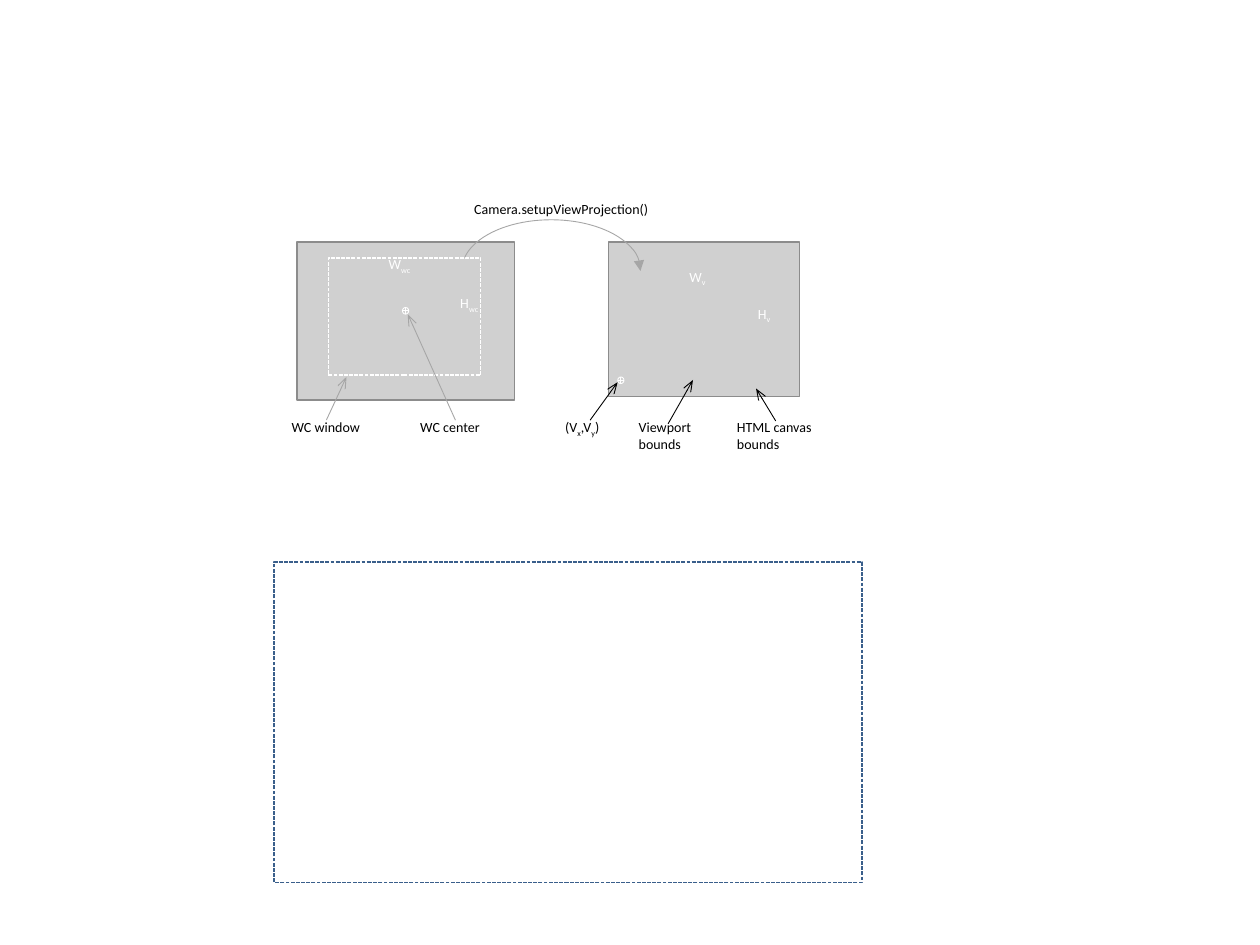
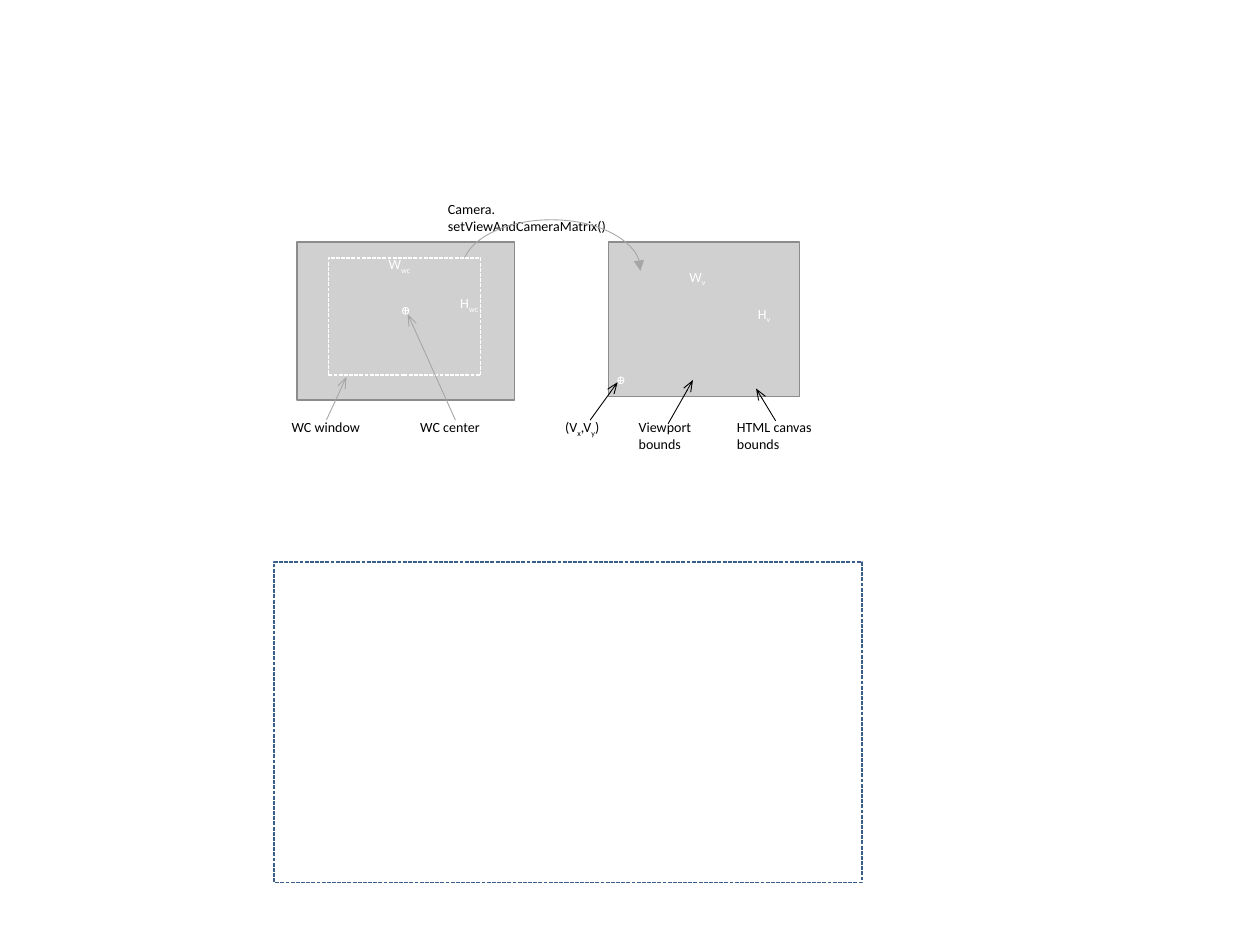
Before and after one commit to HTML5GameEngineGroup/GTCS-GameEngine2, a slide deck: slide 1 of Word/Diagrams/chapter7/Chap7.figures.pptx. Drawn at 1260x945 pixels with LibreOffice and Linux fonts; fonts in the diff are those of the drawing; grey boxes stand for pictures. Boxes give left, top, right and bottom in pixels: in the first picture for what was removed or moved away, otherwise in the second. Text is boxed around its words. In the diff, an @@ line names an element or a change of style, - is before the commit and + after.

```diff
--- a/Word/Diagrams/chapter7/Chap7.figures.pptx
+++ b/Word/Diagrams/chapter7/Chap7.figures.pptx
@@ text at [448,205,606,235]: text changed @@
-Camera.setupViewProjection()
+Camera. setViewAndCameraMatrix()
```
Also in this commit, not shown: 1 other slide changed, 7 other files.
